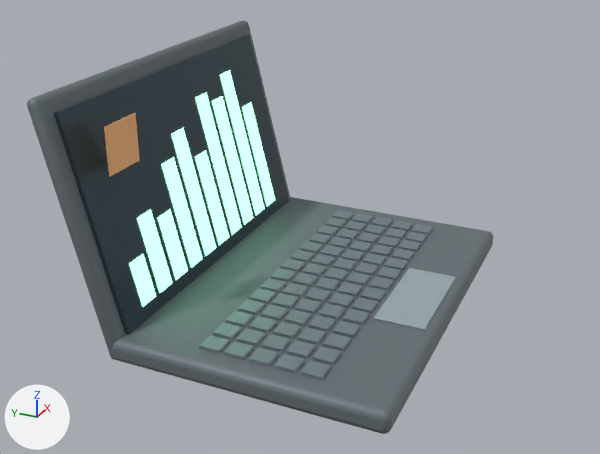
An edit to the glTF model asset_packs/mars_odds_and_ends_v1/models/crew_laptop.glb, drawn before and after from the same camera.
Before and after are seen from a camera (50 mm lens) standing at (-0.628, -0.258, 0.382) and looking at (-0.023, 0.015, 0.079). Lighting does not change. The marker at lower left points along +X, +Y and +Z. The older version comes first. Vertices at exactly the same position are counted once.

The first picture shows 'laptop_base_graphite', 'laptop_keys_dark_alloy', 'laptop_lid_graphite', 'laptop_pad_slate_panel', 'laptop_plot_screen_green', 'laptop_screen_dark_glass', 'laptop_sticker_orange'.
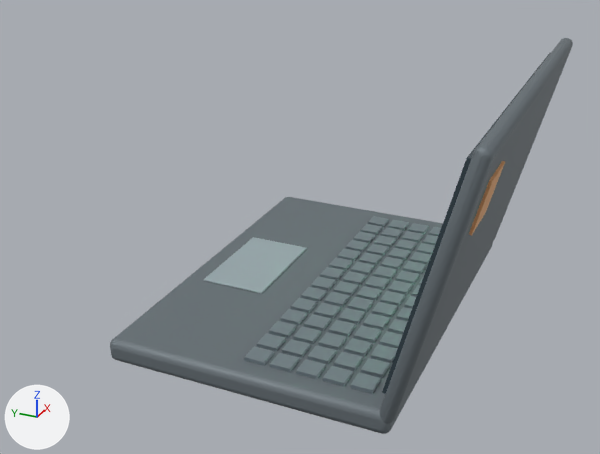
Edits to the bpy script that builds the scene:
```text
Change me_laptop_keys_dark_alloy:
    remove me_laptop_keys_dark_alloy.from_pydata(...)  # 560 vertices, 840 faces; spans x -0.15..0.146, y -0.06..0.045, z 0.02..0.023
    add me_laptop_keys_dark_alloy.from_pydata(...)  # 560 vertices, 840 faces; spans x -0.15..0.146, y -0.1..0.005, z 0.02..0.023
    me_laptop_keys_dark_alloy part 1: the whole mesh is moved by (0.0, -0.04, 0.0)
Change me_laptop_lid_graphite:
    remove me_laptop_lid_graphite.from_pydata(...)  # 96 vertices, 188 faces; spans x -0.17..0.17, y 0.108..0.17, z -0.028..0.186
    add me_laptop_lid_graphite.from_pydata(...)  # 96 vertices, 188 faces; spans x -0.17..0.17, y -0.173..-0.11, z 0.01..0.224
    me_laptop_lid_graphite part 2: the whole mesh is turned 28 degrees about the x axis through its middle, then moved by (0.0, -0.281, 0.038)
Change me_laptop_pad_slate_panel:
    remove me_laptop_pad_slate_panel.from_pydata(...)  # 96 vertices, 188 faces; spans x -0.05..0.05, y -0.11..-0.065, z 0.02..0.0215
    add me_laptop_pad_slate_panel.from_pydata(...)  # 96 vertices, 188 faces; spans x -0.05..0.05, y 0.04..0.1, z 0.02..0.0215
    me_laptop_pad_slate_panel part 3: all 48 vertices in x -0.05..0.05, y -0.11..-0.1093, z 0.02..0.0215 are moved by (0.0, 0.15, 0.0)
    me_laptop_pad_slate_panel part 4: all 48 vertices in x -0.05..0.05, y -0.0657..-0.065, z 0.02..0.0215 are moved by (0.0, 0.165, 0.0)
Change me_laptop_plot_screen_green:
    remove me_laptop_plot_screen_green.from_pydata(...)  # 80 vertices, 120 faces; spans x -0.13..0.124, y 0.109..0.146, z 0.003..0.149
    add me_laptop_plot_screen_green.from_pydata(...)  # 80 vertices, 120 faces; spans x -0.13..0.124, y -0.149..-0.111, z 0.042..0.187
    me_laptop_plot_screen_green part 5: the whole mesh is turned 28 degrees about the x axis through its middle, then moved by (0.0, -0.258, 0.038)
Change me_laptop_screen_dark_glass:
    remove me_laptop_screen_dark_glass.from_pydata(...)  # 8 vertices, 12 faces; spans x -0.155..0.155, y 0.106..0.156, z -0.012..0.173
    add me_laptop_screen_dark_glass.from_pydata(...)  # 8 vertices, 12 faces; spans x -0.155..0.155, y -0.159..-0.109, z 0.026..0.211
    me_laptop_screen_dark_glass part 6: the whole mesh is turned 28 degrees about the x axis through its middle, then moved by (0.0, -0.265, 0.038)
Change me_laptop_sticker_orange:
    remove me_laptop_sticker_orange.from_pydata(...)  # 8 vertices, 12 faces; spans x -0.14..-0.1, y 0.123..0.124, z 0.15..0.19
    add me_laptop_sticker_orange.from_pydata(...)  # 8 vertices, 12 faces; spans x -0.14..-0.1, y -0.1685..-0.1569, z 0.1538..0.1931
    me_laptop_sticker_orange part 7
    me_laptop_sticker_orange.vertices[0].co: (-0.14, 0.123, 0.15) -> (-0.14, -0.1588, 0.1538)  # pixel (110, 176) -> pixel (471, 235)
    me_laptop_sticker_orange.vertices[1].co: (-0.14, 0.123, 0.19) -> (-0.14, -0.1685, 0.1926)  # pixel (105, 126) -> pixel (492, 181)
    me_laptop_sticker_orange.vertices[2].co: (-0.14, 0.124, 0.15) -> (-0.14, -0.1569, 0.1542)  # pixel (109, 176) -> pixel (468, 234)
    me_laptop_sticker_orange.vertices[3].co: (-0.14, 0.124, 0.19) -> (-0.14, -0.1666, 0.1931)  # pixel (103, 126) -> pixel (489, 180)
    me_laptop_sticker_orange.vertices[4].co: (-0.1, 0.123, 0.15) -> (-0.1, -0.1588, 0.1538)  # pixel (139, 160) -> pixel (485, 213)
    me_laptop_sticker_orange.vertices[5].co: (-0.1, 0.123, 0.19) -> (-0.1, -0.1685, 0.1926)  # pixel (135, 112) -> pixel (505, 161)
    me_laptop_sticker_orange.vertices[6].co: (-0.1, 0.124, 0.15) -> (-0.1, -0.1569, 0.1542)  # pixel (138, 160) -> not seen
    me_laptop_sticker_orange.vertices[7].co: (-0.1, 0.124, 0.19) -> (-0.1, -0.1666, 0.1931)  # pixel (134, 112) -> pixel (502, 160)
Change ob_laptop_lid_graphite:
    ob_laptop_lid_graphite.location: (0.0, 0.001, 0.0284) -> (0.0, 0.0, 0.0)
Change ob_laptop_plot_screen_green:
    ob_laptop_plot_screen_green.location: (0.0, 0.001, 0.0284) -> (0.0, 0.0, 0.0)
Change ob_laptop_screen_dark_glass:
    ob_laptop_screen_dark_glass.location: (0.0, 0.001, 0.0284) -> (0.0, 0.0, 0.0)
```

Changed parts and their boxes (x1, y1, x2, y2) in the pictures (600 x 454 px; the box of a moved part takes in the faces that stretch with it):
'laptop_screen_dark_glass', moved, turned
    before: (54, 35, 289, 334)
    after: (382, 52, 551, 394)
'laptop_lid_graphite', moved, turned
    before: (27, 20, 290, 360)
    after: (380, 38, 573, 424)
'laptop_keys_dark_alloy', moved
    before: (199, 210, 433, 380)
    after: (244, 216, 441, 394)
'laptop_plot_screen_green', moved, turned (not visible afterwards)
    before: (129, 70, 275, 307)
'laptop_pad_slate_panel', reshaped (25% wider, 10% shorter)
    before: (374, 268, 456, 330)
    after: (204, 237, 307, 293)
'laptop_sticker_orange', reshaped (17% taller)
    before: (104, 113, 140, 177)
    after: (469, 161, 505, 236)
part 3 of me_laptop_pad_slate_panel, moved or reshaped
    before: (424, 277, 456, 330)
    after: (261, 248, 307, 293)
part 4 of me_laptop_pad_slate_panel, moved or reshaped
    before: (374, 268, 455, 330)
    after: (204, 237, 306, 293)
